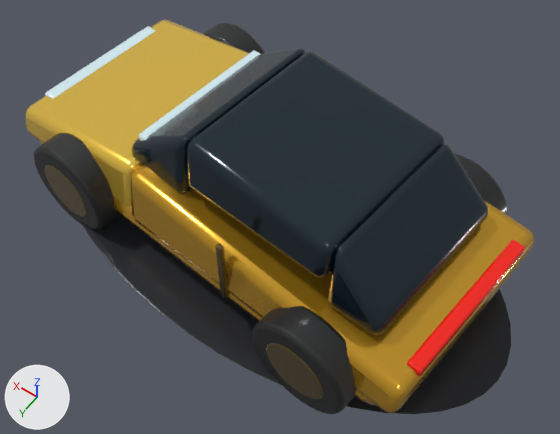
The Blender file art/blender/robotaxi/robotaxi.blend as it was, and as the next commit left it.
Before and after are seen from a 50 mm camera at (-2.37, 3.11, 5.18) aimed at (-0.29, 0.19, 0.58). The lights are fixed; the arrows at lower left show +X, +Y and +Z. The older version comes first.

The scene before the commit, as lines of its bpy script (objects in view):
```python
ob_autonomy_sensor_brow = bpy.data.objects.new('Autonomy sensor brow', me_cube_002)
ob_autonomy_sensor_brow.parent = ob_robotaxi
ob_autonomy_sensor_brow.location = (0.56, 0.0, 1.13)
ob_compact_autonomy_floor = bpy.data.objects.new('Compact autonomy floor', me_cube_001)
ob_compact_autonomy_floor.parent = ob_robotaxi
ob_compact_autonomy_floor.location = (0.0, 0.0, 0.49)
ob_friendly_rounded_nose = bpy.data.objects.new('Friendly rounded nose', me_friendly_rounded_nose_mesh)
ob_friendly_rounded_nose.parent = ob_robotaxi
ob_friendly_rounded_nose.location = (0.0, 0.0, 0.0)
ob_full_passenger_windshield = bpy.data.objects.new('Full passenger windshield', me_full_passenger_windshield_mesh)
ob_full_passenger_windshield.parent = ob_robotaxi
ob_full_passenger_windshield.location = (0.0, 0.0, 0.0)
ob_ground_contact_shadow = bpy.data.objects.new('Ground contact shadow', me_sphere)
ob_ground_contact_shadow.parent = ob_robotaxi
ob_ground_contact_shadow.location = (0.0, 0.0, 0.16)
ob_rear_passenger_glass = bpy.data.objects.new('Rear passenger glass', me_rear_passenger_glass_mesh)
ob_rear_passenger_glass.parent = ob_robotaxi
ob_rear_passenger_glass.location = (0.0, 0.0, 0.0)
ob_rear_service_bar = bpy.data.objects.new('Rear service bar', me_cube_004)
ob_rear_service_bar.parent = ob_robotaxi
ob_rear_service_bar.location = (-1.82, 0.0, 0.77)
ob_short_tail_body = bpy.data.objects.new('Short tail body', me_short_tail_body_mesh)
ob_short_tail_body.parent = ob_robotaxi
ob_short_tail_body.location = (0.0, 0.0, 0.0)
ob_single_glass_canopy = bpy.data.objects.new('Single glass canopy', me_single_glass_canopy_mesh)
ob_single_glass_canopy.parent = ob_robotaxi
ob_single_glass_canopy.location = (0.0, 0.0, 0.0)
# also in view: 'front right wheel' at (1.26, 0.77, 0.49); 'rear left tire' at (-1.26, -0.77, 0.49); 'Front status bar' at (1.83, -0.18, 0.75); 'rear right wheel' at (-1.09, 1.0, 0.49); 'front left tire' at (1.09, -1.0, 0.49)
```
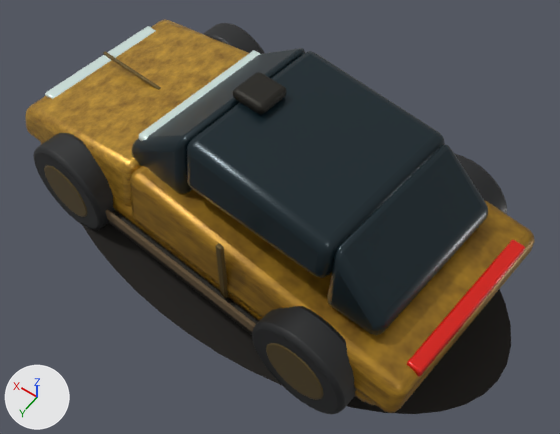
Changed parts and their boxes [x1, y1, x2, y2] in the pictures (560 x 434 px):
'Single glass canopy', surface changed: [187, 51, 441, 278] in both
'Short tail body', recoloured (darker): [130, 166, 535, 413] in both
'Rear passenger glass', surface changed: [327, 147, 488, 335] in both
'Friendly rounded nose', surface changed (yellow to brown): [25, 20, 249, 207] in both
'Full passenger windshield', surface changed: [132, 49, 305, 194] in both
'Rear service bar', recoloured: [407, 240, 525, 377] in both
'Right rocker dust', added (mostly hidden): after [105, 209, 256, 332]
'Roof lidar puck', added (black): after [233, 72, 286, 114]
'Right fleet side sill', added (mostly hidden): after [108, 210, 259, 335]
'Compact autonomy floor', recoloured: [41, 142, 376, 405] in both
'Front sensor access seam', added: after [103, 51, 161, 90]
part 1 of me_sphere, recoloured: before [83, 215, 511, 414]; after [83, 223, 511, 414]

What changed in the scene script:
```text
Change mat_gold_body_highlight:
    remove # nodes: BsdfPrincipled, OutputMaterial
    remove # colours: yellow #ffd450
    nodes: BsdfPrincipled, OutputMaterial, TexNoise, ValToRGB
    colours: brown #815918, orange #e1af3c
Change mat_passenger_canopy:
    mat_passenger_canopy.roughness: 0.09 -> 0.3
Change mat_rear_service_light:
    mat_rear_service_light.base_color: (1.0, 0.01, 0.002) -> (0.7, 0.008, 0.002)  # red #ff1907 -> red #da1607
Add mat_working_robotaxi_gold:
    mat_working_robotaxi_gold = bpy.data.materials.new('Working robotaxi gold')
    # nodes: BsdfPrincipled, OutputMaterial, TexNoise, ValToRGB
    # colours: brown #6f4d16, orange #bf9024
Add mat_neutral_footprint_shadow:
    mat_neutral_footprint_shadow = principled_material('Neutral footprint shadow')
    mat_neutral_footprint_shadow.base_color = (0.012, 0.01, 0.008)  # black #1d1916
    mat_neutral_footprint_shadow.roughness = 1.0
Change me_cube_001:
    where me_cube_001.from_pydata(...)  # 8 vertices, 6 faces; spans x -1.78..1.78, y -0.88..0.88, z -0.16..0.16
    remove me_cube_001.materials.append(mat_robotaxi_gold)  # yellow #dda82c
    add me_cube_001.materials.append(mat_working_robotaxi_gold)
Change me_short_tail_body_mesh:
    where me_short_tail_body_mesh.from_pydata(...)  # 8 vertices, 6 faces; spans x -1.88..0.58, y -0.9..0.9, z 0.52..1.0
    remove me_short_tail_body_mesh.materials.append(mat_robotaxi_gold)  # yellow #dda82c
    add me_short_tail_body_mesh.materials.append(mat_working_robotaxi_gold)
Change me_sphere:
    where me_sphere.from_pydata(...)  # 1106 vertices, 1152 faces; spans x -2.2..2.2, y -1.18..1.18, z -0.03..0.03
    used by ob_ground_contact_shadow; parent = ob_robotaxi; location = (0.0, 0.0, 0.16)
    me_sphere part 1: 1152 faces spanning x -2.2..2.2, y -1.18..1.18, z -0.03..0.03 switch from mat_soft_footprint_shadow (black #191d22) to mat_neutral_footprint_shadow (black #1d1916)
Add ob_right_rocker_dust:
    ob_right_rocker_dust = bpy.data.objects.new('Right rocker dust', me_cube_014)  # a box spanning x -1.0..1.0, y -0.01..0.01, z -0.05..0.05; in mat_fleet_road_wear (brown #655238); modifiers BEVEL
    ob_right_rocker_dust.parent = ob_robotaxi
    ob_right_rocker_dust.location = (-0.18, 0.94, 0.46)
Add ob_roof_lidar_puck:
    ob_roof_lidar_puck = bpy.data.objects.new('Roof lidar puck', me_cube_010)  # a box spanning x -0.14..0.14, y -0.14..0.14, z -0.045..0.045; in mat_fleet_underbody (black #2c2a24); modifiers BEVEL
    ob_roof_lidar_puck.parent = ob_robotaxi
    ob_roof_lidar_puck.location = (0.02, 0.0, 1.53)
Add ob_front_sensor_access_seam:
    ob_front_sensor_access_seam = bpy.data.objects.new('Front sensor access seam', me_cube_009)  # a box spanning x -0.34..0.34, y -0.014..0.014, z -0.012..0.012; in mat_gold_aero_wheel (brown #6f5d35); modifiers BEVEL
    ob_front_sensor_access_seam.parent = ob_robotaxi
    ob_front_sensor_access_seam.location = (1.45, 0.0, 0.9)
Add ob_right_fleet_side_sill:
    ob_right_fleet_side_sill = bpy.data.objects.new('Right fleet side sill', me_cube_008)  # a box spanning x -1.35..1.35, y -0.04..0.04, z -0.06..0.06; in mat_fleet_underbody (black #2c2a24); modifiers BEVEL
    ob_right_fleet_side_sill.parent = ob_robotaxi
    ob_right_fleet_side_sill.location = (-0.05, 0.9, 0.38)
```
